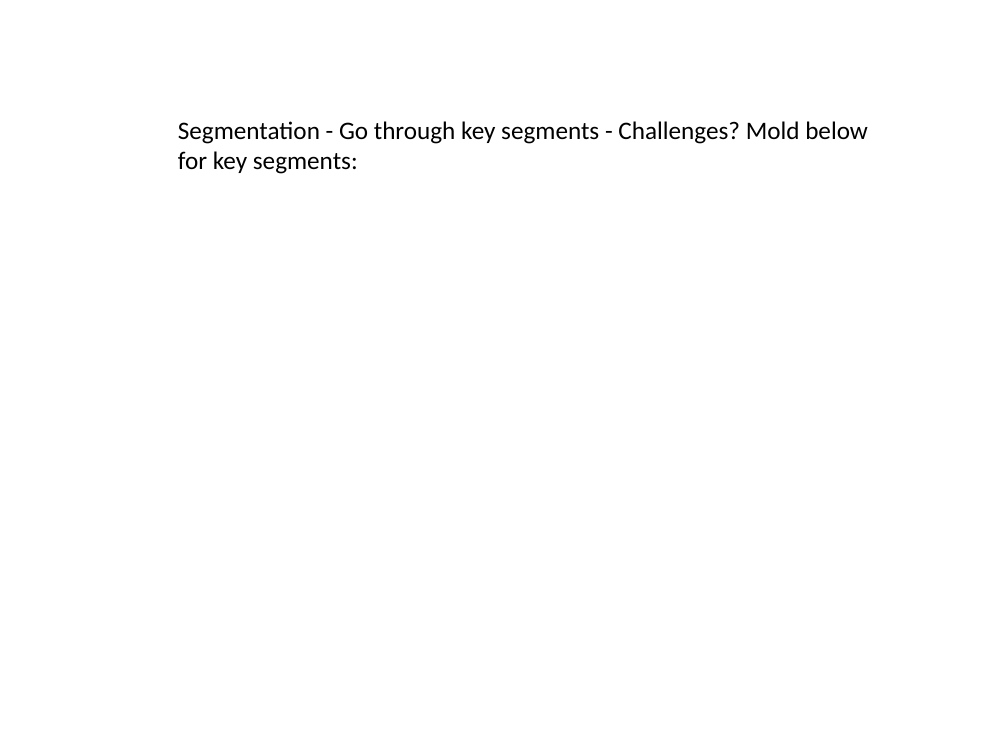
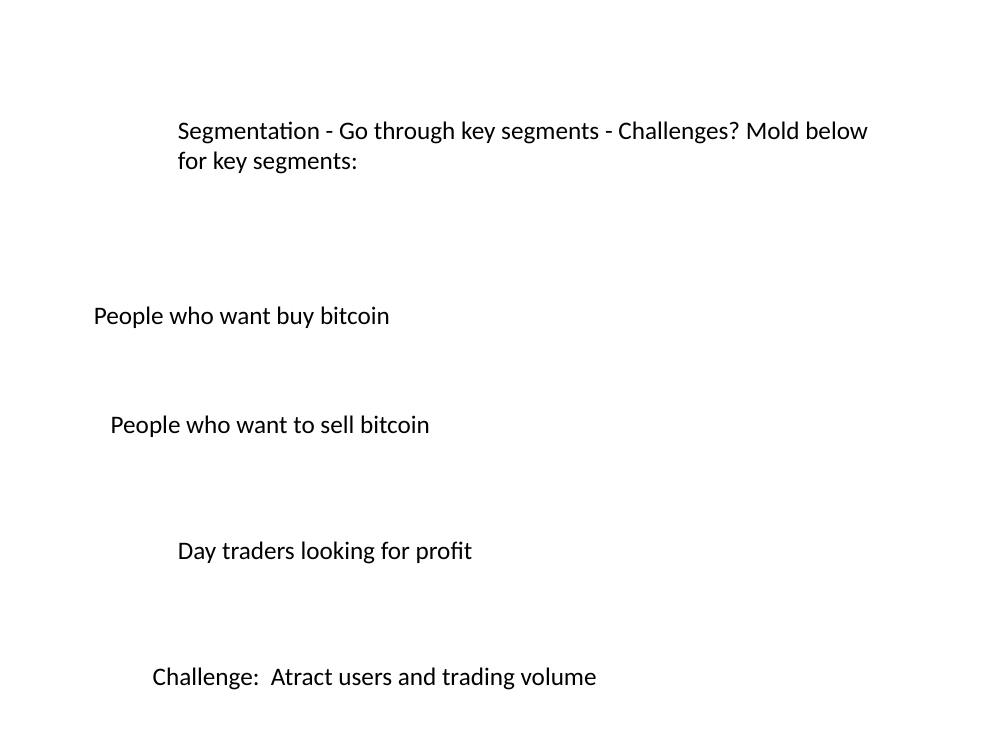
Before and after one commit to JamesLeB/Business, a slide deck: slide 7 of TODO/2-Monday/Presentation1.pptx. Drawn at 1008x756 pixels with LibreOffice and Linux fonts; fonts in the diff are those of the drawing. Boxes give left, top, right and bottom in pixels: in the first picture for what was removed or moved away, otherwise in the second. Text is boxed around its words. In the diff, an @@ line names an element or a change of style, - is before the commit and + after.

```diff
--- a/TODO/2-Monday/Presentation1.pptx
+++ b/TODO/2-Monday/Presentation1.pptx
@@ text added at box(94, 306, 390, 328), 18 pt, text #000000 @@
+People who want buy bitcoin
@@ text added at box(111, 415, 430, 437), 18 pt, text #000000 @@
+People who want to sell bitcoin
@@ text added at box(178, 541, 473, 564), 18 pt, text #000000 @@
+Day traders looking for profit
@@ text added at box(153, 667, 597, 690), 18 pt, text #000000 @@
+Challenge: Atract users and trading volume
```
Also in this commit, not shown: 13 other slides changed, 1 slide added, 1 slide removed, 2 other files.
